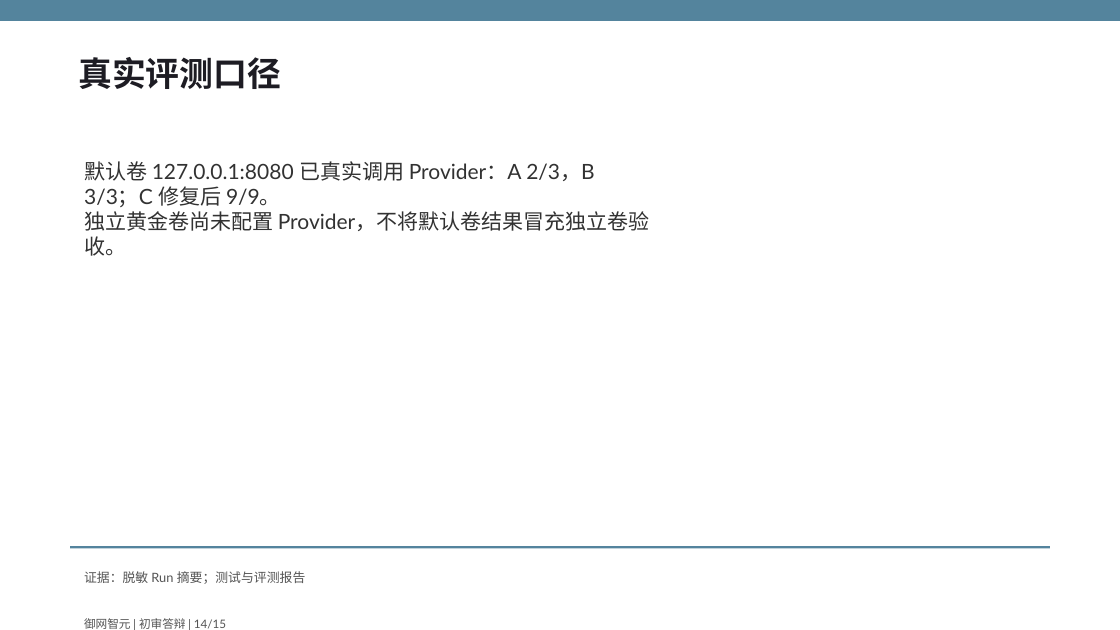
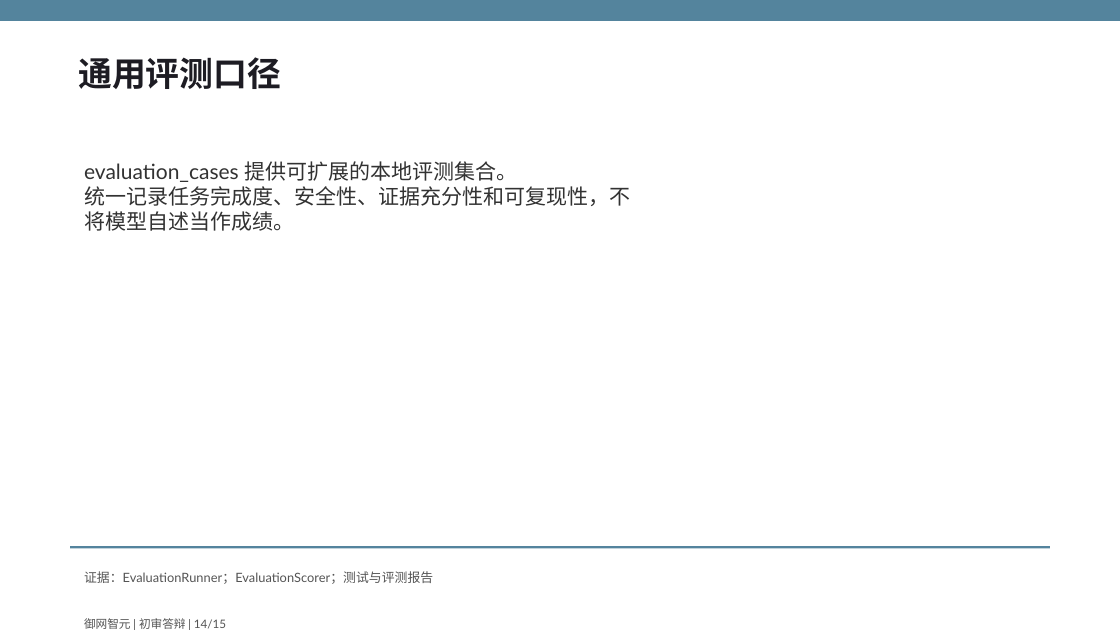
Before and after one commit to fuyao0612/gdaib-ctf-agent, a slide deck: slide 14 of output/submission/御网智元-初审答辩.pptx. Drawn at 1120x630 pixels with LibreOffice and Linux fonts; fonts in the diff are those of the drawing. Boxes give left, top, right and bottom in pixels: in the first picture for what was removed or moved away, otherwise in the second. Text is boxed around its words. In the diff, an @@ line names an element or a change of style, - is before the commit and + after.

Commit message:
移除非官方评测概念并恢复统一部署入口

```diff
--- a/output/submission/御网智元-初审答辩.pptx
+++ b/output/submission/御网智元-初审答辩.pptx
@@ text at [78, 57, 281, 89]: text changed @@
-真实评测口径
+通用评测口径
@@ text at [84, 161, 630, 231]: text changed @@
-默认卷 127.0.0.1:8080 已真实调用 Provider：A 2/3，B 3/3；C 修复后 9/9。
-独立黄金卷尚未配置 Provider，不将默认卷结果冒充独立卷验收。
+evaluation_cases 提供可扩展的本地评测集合。
+统一记录任务完成度、安全性、证据充分性和可复现性，不将模型自述当作成绩。
@@ text at [84, 571, 433, 584]: text changed @@
-证据：脱敏 Run 摘要；测试与评测报告
+证据：EvaluationRunner；EvaluationScorer；测试与评测报告
```
Also in this commit, not shown: 14 other slides changed, 48 other files.
